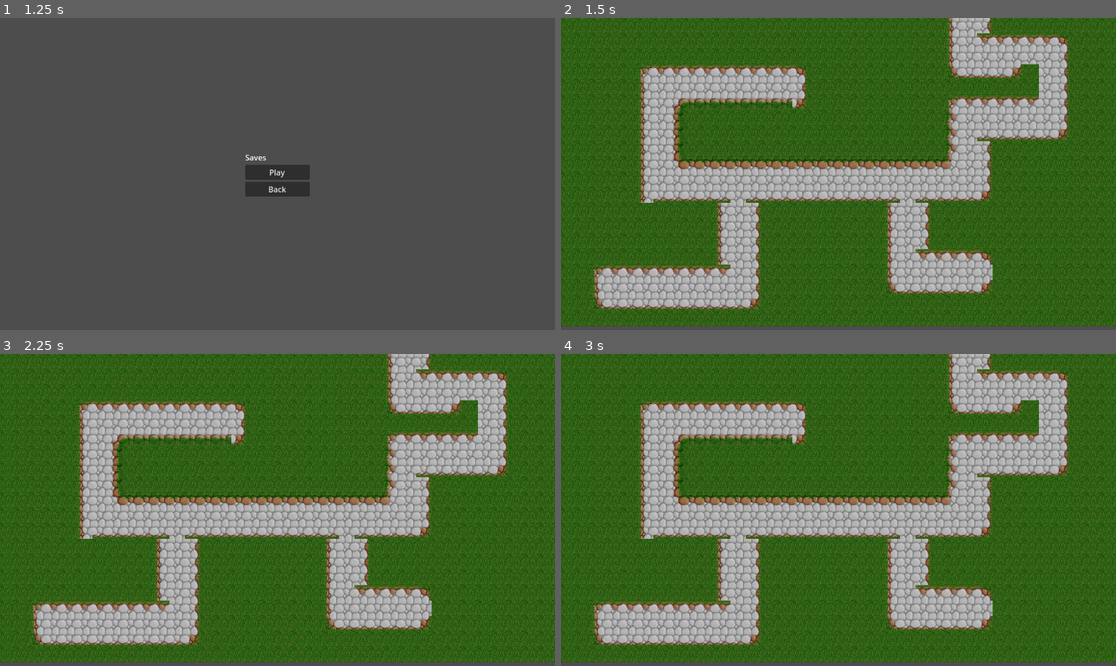
Above: before the commit, frames 1-4 (two rows, left to right).
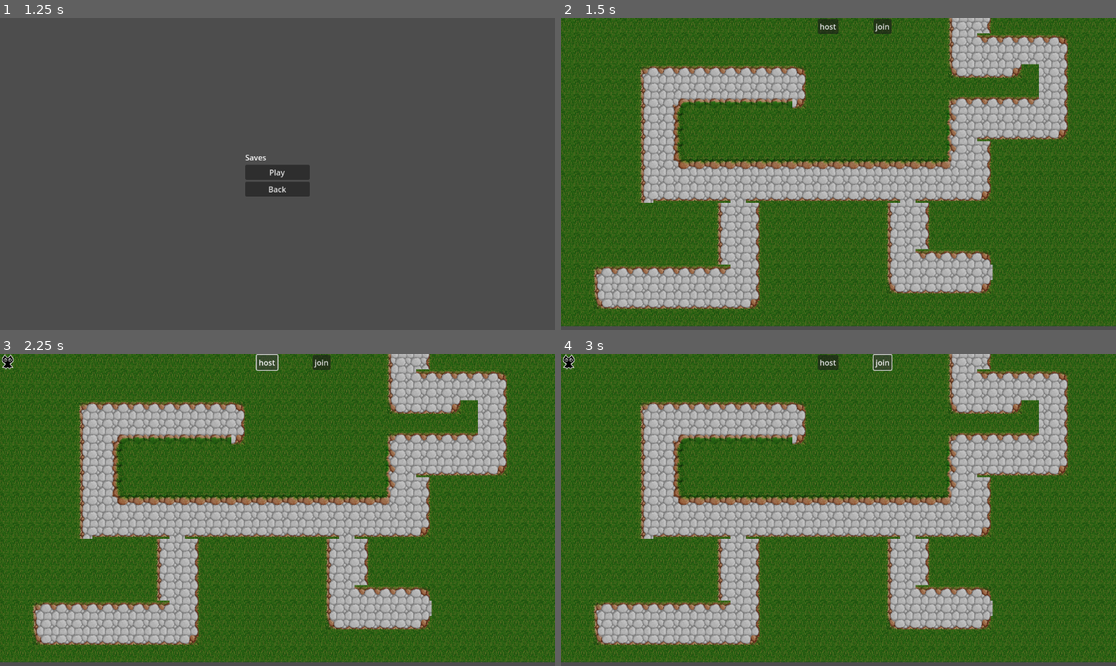
Above: after the commit, the same moments.

Repository: royalcaster/split-souls
Game: Godot game, scene res://scenes/ui/MainMenu.tscn
The game is run twice, just before and just after one commit, with the same random seed, the same clock (stepped at 60 frames per second) and the same inputs.
Inputs (mouse positions are in pixels of both pictures, inside the frame that each line leads up to):
- Up to frame 1 (1.25 s): click "Play" at 0.5 s
- Up to frame 2 (1.5 s): click "Play" at 1.25 s
- Up to frame 3 (2.25 s): click (266, 363) at 2 s, where only the run after the commit has a clickable "host"
- Up to frame 4 (3 s): click (882, 363) at 2.75 s, where only the run after the commit has a clickable "join"

Frame 1 is identical in both runs. In frame 2, 0.3% of the frame differs, in the area x 46-60%, y 0-6%; in frame 3, 0.4%; in frame 4, 0.4%, in the area x 0-60%, y 0-6%.

Commit message:
multiplayer with position and animation synchronization

Diff:
--- a/player_1.gd
+++ b/player_1.gd
@@ -1,48 +1,48 @@
 extends CharacterBody2D
 
 @export var speed: int = 70
-@onready var animations = $AnimatedSprite2D
+@onready var animatedSprite2D = $AnimatedSprite2D
+func _enter_tree():
+	set_multiplayer_authority(name.to_int())
+
 func _ready():
-	animations.play("move_down")
+	animatedSprite2D.play("move_down")
 
 func handleInput():
 	var moveDirection = Input.get_vector("move_left", "move_right", "move_up", "move_down")
 	velocity = moveDirection*speed
 
 func updateAnimation():
-
 	if velocity.length() == 0:
-		animations.stop()
+		animatedSprite2D.stop()
 	else:
 		var direction = "_down"
 
 		if velocity.y > 0 and velocity.x < 0:
 			direction = "_hdown"
-			animations.flip_h = false
+			animatedSprite2D.flip_h = false
 		elif velocity.y > 0 and velocity.x > 0:
 			direction = "_hdown"
-			animations.flip_h = true
+			animatedSprite2D.flip_h = true
 		elif velocity.y < 0 and velocity.x < 0:
 			direction = "_hup"
-			animations.flip_h = false
+			animatedSprite2D.flip_h = false
 		elif velocity.y < 0 and velocity.x > 0:
 			direction = "_hup"
-			animations.flip_h = true
+			animatedSprite2D.flip_h = true
 		elif velocity.x < 0:
 			direction = "_horizontal"
-			animations.flip_h = false
+			animatedSprite2D.flip_h = false
 		elif velocity.x > 0:
 			direction = "_horizontal"
-			animations.flip_h = true
+			animatedSprite2D.flip_h = true
 		elif velocity.y < 0:
 			direction = "_up"
-
-
-
-
-		animations.play("move" + direction)
+		animatedSprite2D.play("move" + direction)
 
 func _physics_process(delta):
-	handleInput()
-	move_and_slide()
-	updateAnimation()
+		if not is_multiplayer_authority():
+			return
+		handleInput()
+		move_and_slide()
+		updateAnimation()
--- a/player_2.gd
+++ b/player_2.gd
@@ -1,48 +1,48 @@
 extends CharacterBody2D
 
 @export var speed: int = 70
-@onready var animations = $AnimatedSprite2D
+@onready var animatedSprite2D = $AnimatedSprite2D
+func _enter_tree():
+	set_multiplayer_authority(name.to_int())
+
 func _ready():
-	animations.play("move_down")
+	animatedSprite2D.play("move_down")
 
 func handleInput():
 	var moveDirection = Input.get_vector("move_left", "move_right", "move_up", "move_down")
 	velocity = moveDirection*speed
 
 func updateAnimation():
-
 	if velocity.length() == 0:
-		animations.stop()
+		animatedSprite2D.stop()
 	else:
 		var direction = "_down"
 
 		if velocity.y > 0 and velocity.x < 0:
 			direction = "_hdown"
-			animations.flip_h = false
+			animatedSprite2D.flip_h = false
 		elif velocity.y > 0 and velocity.x > 0:
 			direction = "_hdown"
-			animations.flip_h = true
+			animatedSprite2D.flip_h = true
 		elif velocity.y < 0 and velocity.x < 0:
 			direction = "_hup"
-			animations.flip_h = false
+			animatedSprite2D.flip_h = false
 		elif velocity.y < 0 and velocity.x > 0:
 			direction = "_hup"
-			animations.flip_h = true
+			animatedSprite2D.flip_h = true
 		elif velocity.x < 0:
 			direction = "_horizontal"
-			animations.flip_h = false
+			animatedSprite2D.flip_h = false
 		elif velocity.x > 0:
 			direction = "_horizontal"
-			animations.flip_h = true
+			animatedSprite2D.flip_h = true
 		elif velocity.y < 0:
 			direction = "_up"
-
-
-
-
-		animations.play("move" + direction)
+		animatedSprite2D.play("move" + direction)
 
 func _physics_process(delta):
-	handleInput()
-	move_and_slide()
-	updateAnimation()
+		if not is_multiplayer_authority():
+			return
+		handleInput()
+		move_and_slide()
+		updateAnimation()
--- a/scenes/game/Game.tscn
+++ b/scenes/game/Game.tscn
@@ -1,7 +1,8 @@
-[gd_scene load_steps=5 format=4 uid="uid://dur7c4brk3lfn"]
+[gd_scene load_steps=6 format=4 uid="uid://dur7c4brk3lfn"]
 
 [ext_resource type="Script" uid="uid://i8ggtmu8am1a" path="res://src/Game.gd" id="1_klkup"]
 [ext_resource type="Texture2D" uid="uid://ce7fx7e0blrxk" path="res://assets/tiles/test_tiles.png" id="3_7qcb4"]
+[ext_resource type="PackedScene" uid="uid://cogtbt3fx0vqp" path="res://scenes/multiplayer/multiplay_test.tscn" id="3_vrspl"]
 
 [sub_resource type="TileSetAtlasSource" id="TileSetAtlasSource_lyhax"]
 texture = ExtResource("3_7qcb4")
@@ -2404,3 +2405,5 @@
 [node name="TileMapLayer" type="TileMapLayer" parent="MapContainer/TileMap"]
 tile_map_data = PackedByteArray("AAAAABMAAAAWAAQAAAABABMAAAAWAAQAAAACABMAAAAWAAQAAAADABMAAAAWAAQAAAAEABMAAAAWAAQAAAAFAB …(11440 unchanged characters)…
 tile_set = SubResource("TileSet_365ku")
+
+[node name="Multiplay_Test" parent="." instance=ExtResource("3_vrspl")]
--- /dev/null
+++ b/scenes/multiplayer/multiplay_test.tscn
@@ -0,0 +1,32 @@
+[gd_scene load_steps=4 format=3 uid="uid://cogtbt3fx0vqp"]
+
+[ext_resource type="Script" uid="uid://3atrqkf00g4o" path="res://src/multiplay_test.gd" id="1_p8cp8"]
+[ext_resource type="PackedScene" uid="uid://b184syehau03x" path="res://scenes/player/player_1.tscn" id="2_6q0in"]
+[ext_resource type="PackedScene" uid="uid://jg5nc8arumat" path="res://scenes/player/player_2.tscn" id="2_p8cp8"]
+
+[node name="Multiplay_Test" type="Node2D"]
+script = ExtResource("1_p8cp8")
+player_scene = ExtResource("2_6q0in")
+player_scene2 = ExtResource("2_p8cp8")
+
+[node name="Host_btn" type="Button" parent="."]
+offset_left = 533.0
+offset_top = 2.0
+offset_right = 576.0
+offset_bottom = 33.0
+text = "host"
+
+[node name="Client_btn" type="Button" parent="."]
+offset_left = 649.0
+offset_top = 2.0
+offset_right = 686.0
+offset_bottom = 33.0
+text = "join
+"
+
+[node name="MultiplayerSpawner" type="MultiplayerSpawner" parent="."]
+_spawnable_scenes = PackedStringArray("uid://b184syehau03x", "uid://jg5nc8arumat")
+spawn_path = NodePath("..")
+
+[connection signal="pressed" from="Host_btn" to="." method="_on_host_btn_pressed"]
+[connection signal="pressed" from="Client_btn" to="." method="_on_client_btn_pressed"]
--- a/scenes/player/player_1.tscn
+++ b/scenes/player/player_1.tscn
@@ -208,6 +208,17 @@
 "name": &"move_up",
 "speed": 5.0
 }]
+
+[sub_resource type="SceneReplicationConfig" id="SceneReplicationConfig_hvohr"]
+properties/0/path = NodePath(".:position")
+properties/0/spawn = true
+properties/0/replication_mode = 1
+properties/1/path = NodePath("AnimatedSprite2D:animation")
+properties/1/spawn = true
+properties/1/replication_mode = 1
+properties/2/path = NodePath("AnimatedSprite2D:flip_h")
+properties/2/spawn = true
+properties/2/replication_mode = 1
 
 [node name="Player1" type="CharacterBody2D"]
 script = ExtResource("1_hvohr")
@@ -216,3 +227,6 @@
 position = Vector2(16, 16)
 sprite_frames = SubResource("SpriteFrames_ar57q")
 animation = &"move_down"
+
+[node name="MultiplayerSynchronizer" type="MultiplayerSynchronizer" parent="."]
+replication_config = SubResource("SceneReplicationConfig_hvohr")
--- a/scenes/player/player_2.tscn
+++ b/scenes/player/player_2.tscn
@@ -208,6 +208,17 @@
 "name": &"move_up",
 "speed": 5.0
 }]
+
+[sub_resource type="SceneReplicationConfig" id="SceneReplicationConfig_qtb3d"]
+properties/0/path = NodePath(".:position")
+properties/0/spawn = true
+properties/0/replication_mode = 1
+properties/1/path = NodePath("AnimatedSprite2D:animation")
+properties/1/spawn = true
+properties/1/replication_mode = 1
+properties/2/path = NodePath("AnimatedSprite2D:flip_h")
+properties/2/spawn = true
+properties/2/replication_mode = 1
 
 [node name="Player2" type="CharacterBody2D"]
 script = ExtResource("1_qtb3d")
@@ -216,3 +227,6 @@
 position = Vector2(16, 16)
 sprite_frames = SubResource("SpriteFrames_ar57q")
 animation = &"move_down"
+
+[node name="MultiplayerSynchronizer" type="MultiplayerSynchronizer" parent="."]
+replication_config = SubResource("SceneReplicationConfig_qtb3d")
--- /dev/null
+++ b/src/multiplay_test.gd
@@ -0,0 +1,24 @@
+extends Node2D
+
+var peer = ENetMultiplayerPeer.new()
+@export var player_scene: PackedScene
+@export var player_scene2: PackedScene
+
+
+func _on_host_btn_pressed():
+	print("Hello")
+	peer.create_server(445)
+	multiplayer.multiplayer_peer = peer
+	multiplayer.peer_connected.connect(_add_player)
+	_add_player()
+
+func _add_player(id :=1):
+	var player = player_scene.instantiate() if id == 1 else player_scene2.instantiate()
+	player.name =str(id)
+	#player.set_multiplayer_authority(id)
+	call_deferred("add_child", player)
+
+
+func _on_client_btn_pressed():
+	peer.create_client( "127.0.0.1",445)
+	multiplayer.multiplayer_peer = peer
Not shown: 1 places in scenes/player/player_1.tscn that only renumber resources
Not shown: 1 places in scenes/player/player_2.tscn that only renumber resources
Not shown, added: src/multiplay_test.gd.uid
